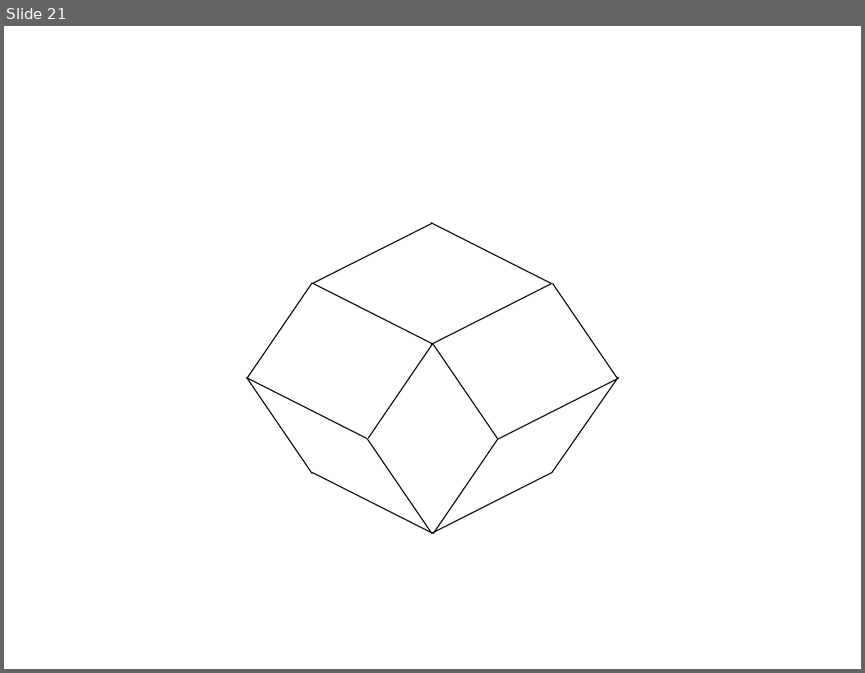
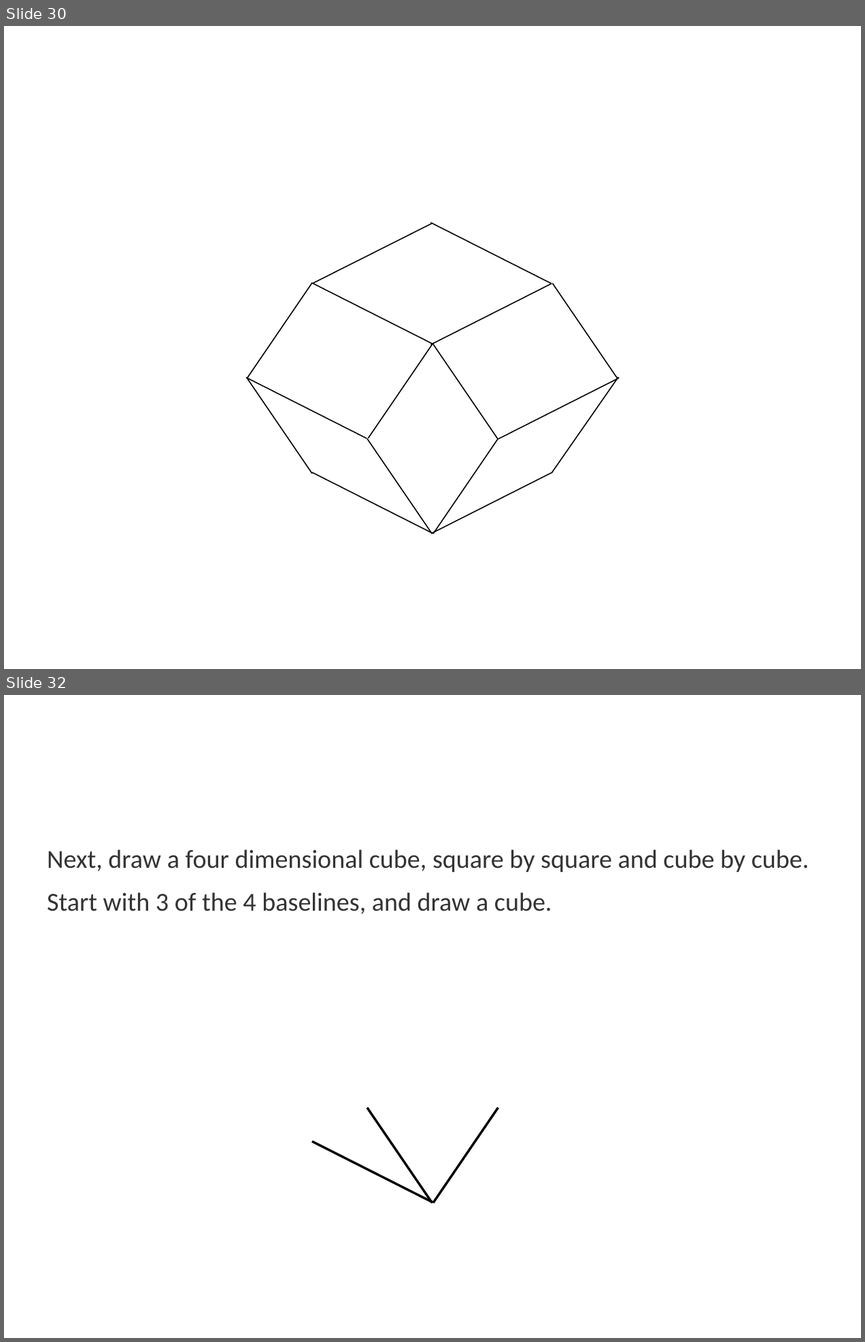
Before and after one commit to tigerfarm/tfpfiles, a slide deck: books/content/cubes/4DrawEinsteinCube1a.odp. Shown one above the other, each under a label of ours: slide 21 before the commit, slides 30 and 32 after it; the slides between them are not shown. The pictures are 865x673 and 865x1342 pixels, drawn with LibreOffice and Linux fonts; fonts in the diff are those of the drawing; background and template pictures are left out. Boxes give left, top, right and bottom in pixels: in the first picture for what was removed or moved away, otherwise in the second. Text is boxed around its words. In the diff, an @@ line names an element or a change of style, - is before the commit and + after.

```diff
--- a/books/content/cubes/4DrawEinsteinCube1a.odp
+++ b/books/content/cubes/4DrawEinsteinCube1a.odp
@@ slide 32 added at [4, 695, 861, 1338], background picture (left out) @@
@@ text added at [47, 849, 809, 914], 24 pt, text #333333 @@
+Next, draw a four dimensional cube, square by square and cube by cube.
+Start with 3 of the 4 baselines, and draw a cube.
@@ line added from (367, 1108) to (432, 1203), #000000 2.15 pt @@
@@ line added from (433, 1203) to (498, 1108), #000000 2.15 pt @@
@@ line added from (312, 1141) to (433, 1202), #000000 2.15 pt @@
@@ what was slide 21 is now slide 30 @@
```
Also in this commit, not shown: 9 slides changed, 31 other slides added, 1 other file.
